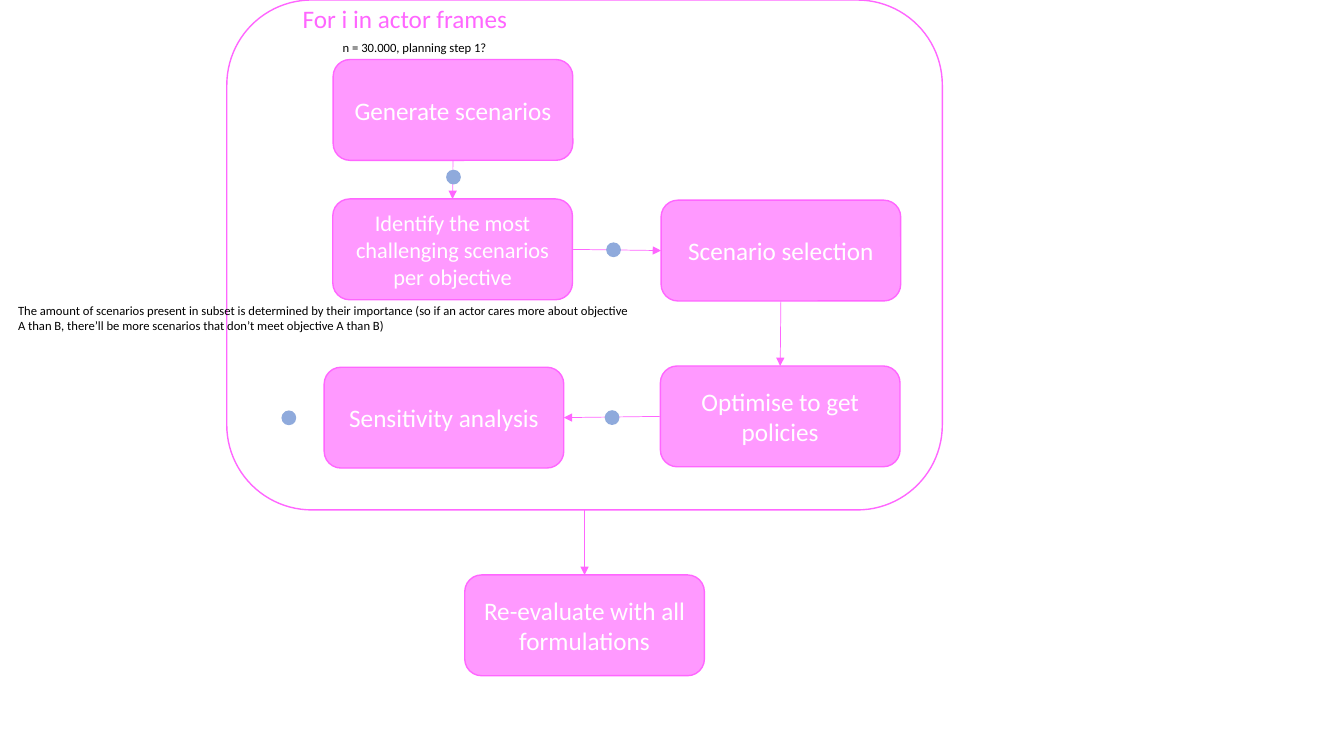
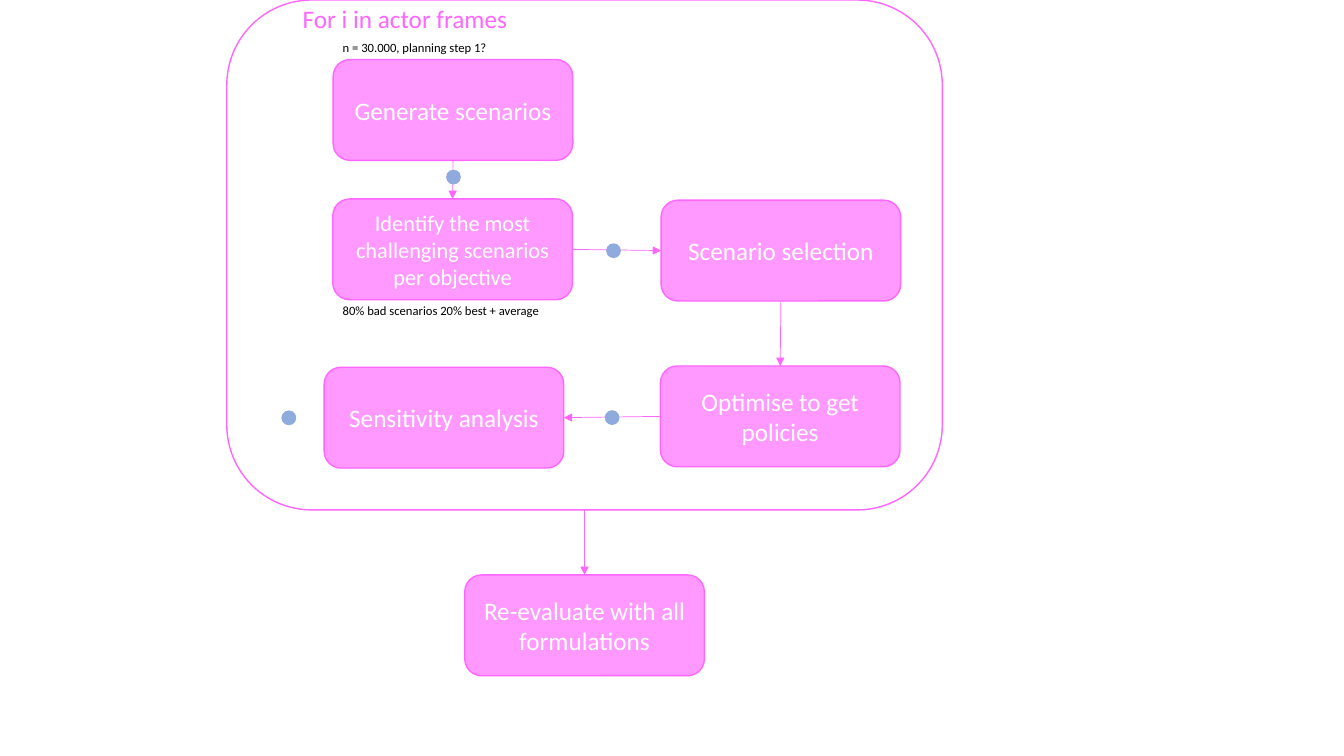
Before and after one commit to Lischip/FabiosDecisions, a slide deck: slide 5 of report/figures/methodology.pptx. Drawn at 1344x756 pixels with LibreOffice and Linux fonts; fonts in the diff are those of the drawing. Boxes give left, top, right and bottom in pixels: in the first picture for what was removed or moved away, otherwise in the second. Text is boxed around its words. In the diff, an @@ line names an element or a change of style, - is before the commit and + after.

```diff
--- a/report/figures/methodology.pptx
+++ b/report/figures/methodology.pptx
@@ text at <box>343,306,539,317</box>: text changed @@
-The amount of scenarios present in subset is determined by their importance (so if an actor cares more about objective A than B, there’ll be more scenarios that don’t meet objective A than B)
+80% bad scenarios 20% best + average
```
